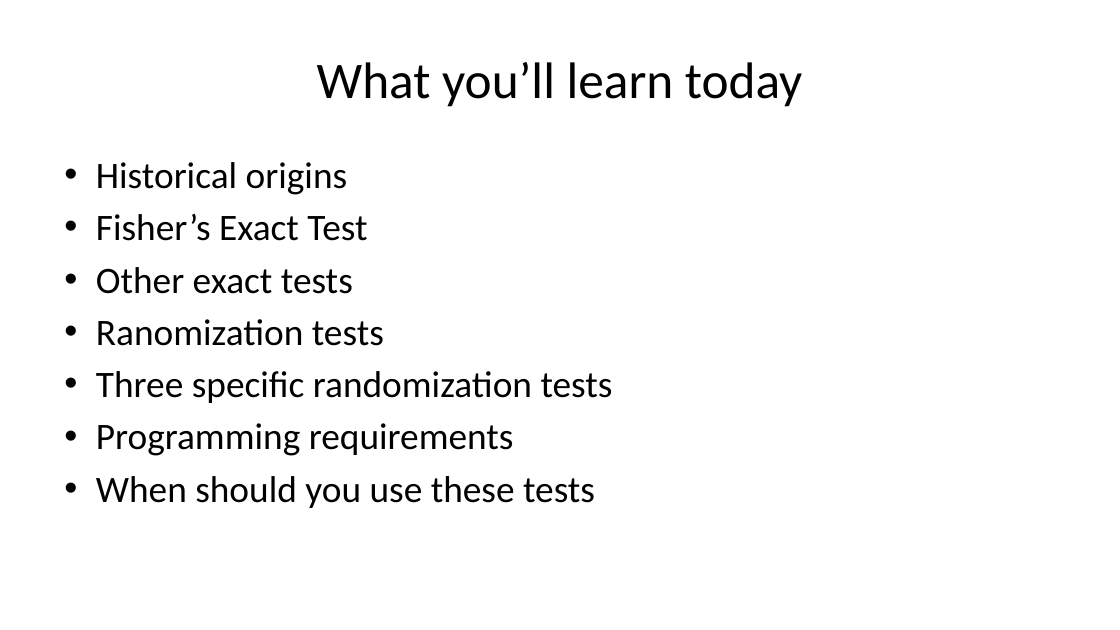
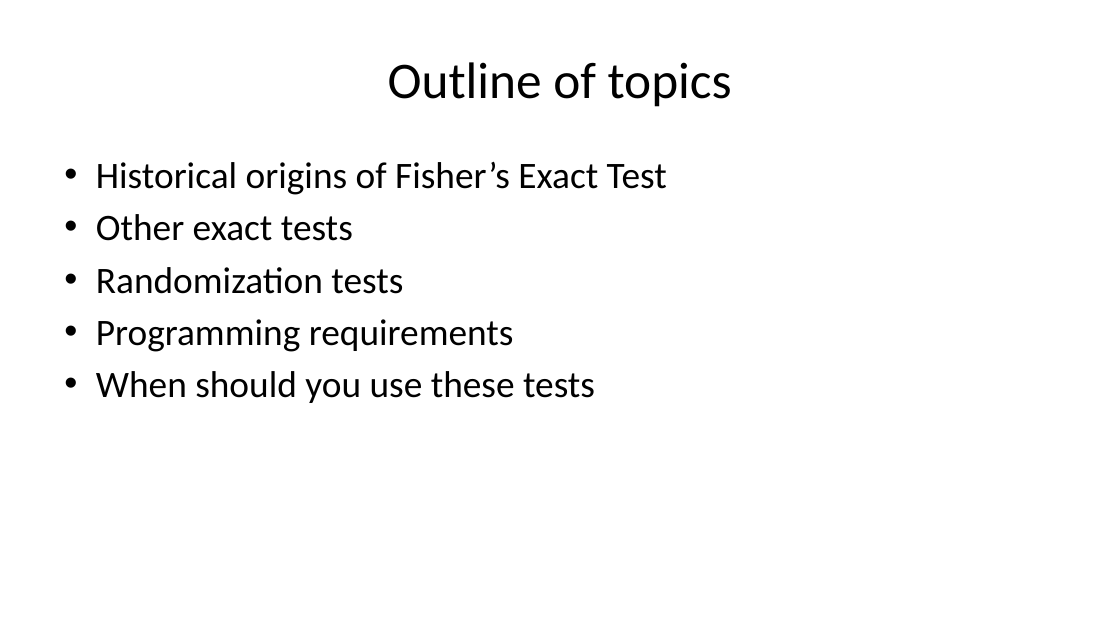
Before and after one commit to pmean/talks, a slide deck: slide 4 of exact-tests/results/exact-and-randomization-tests.pptx. Drawn at 1120x630 pixels with LibreOffice and Linux fonts; fonts in the diff are those of the drawing. Boxes give left, top, right and bottom in pixels: in the first picture for what was removed or moved away, otherwise in the second. Text is boxed around its words. In the diff, an @@ line names an element or a change of style, - is before the commit and + after.

Commit message:
Update headings for slides in exact-tests

```diff
--- a/exact-tests/results/exact-and-randomization-tests.pptx
+++ b/exact-tests/results/exact-and-randomization-tests.pptx
@@ title at [388,62,732,107]: text changed @@
-What you’ll learn today
+Outline of topics
@@ text at [96,161,667,195]: text changed @@
-• Historical origins
-• Fisher’s Exact Test
+• Historical origins of Fisher’s Exact Test
@@ text at [96,267,403,294]: text changed @@
-• Ranomization tests
-• Three specific randomization tests
+• Randomization tests
```
Also in this commit, not shown: 8 other slides changed, 17 slides added, 1 other file.
